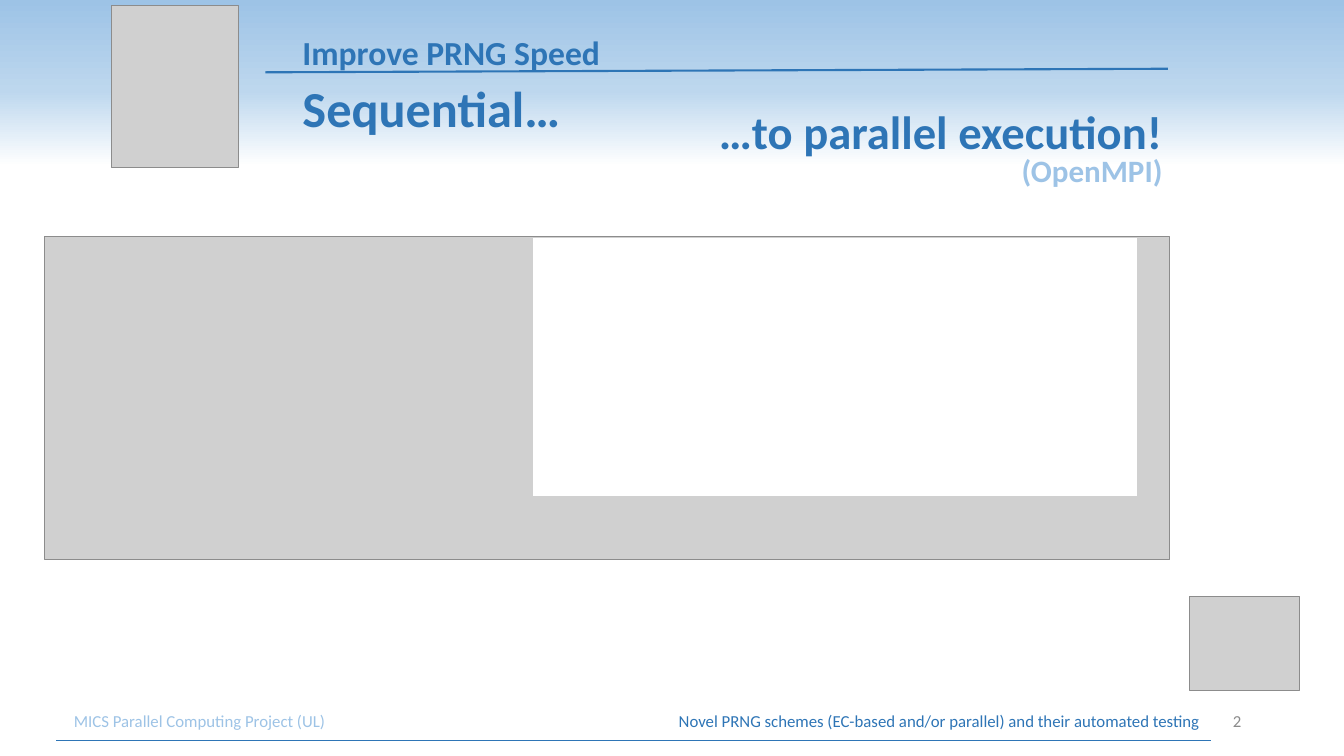
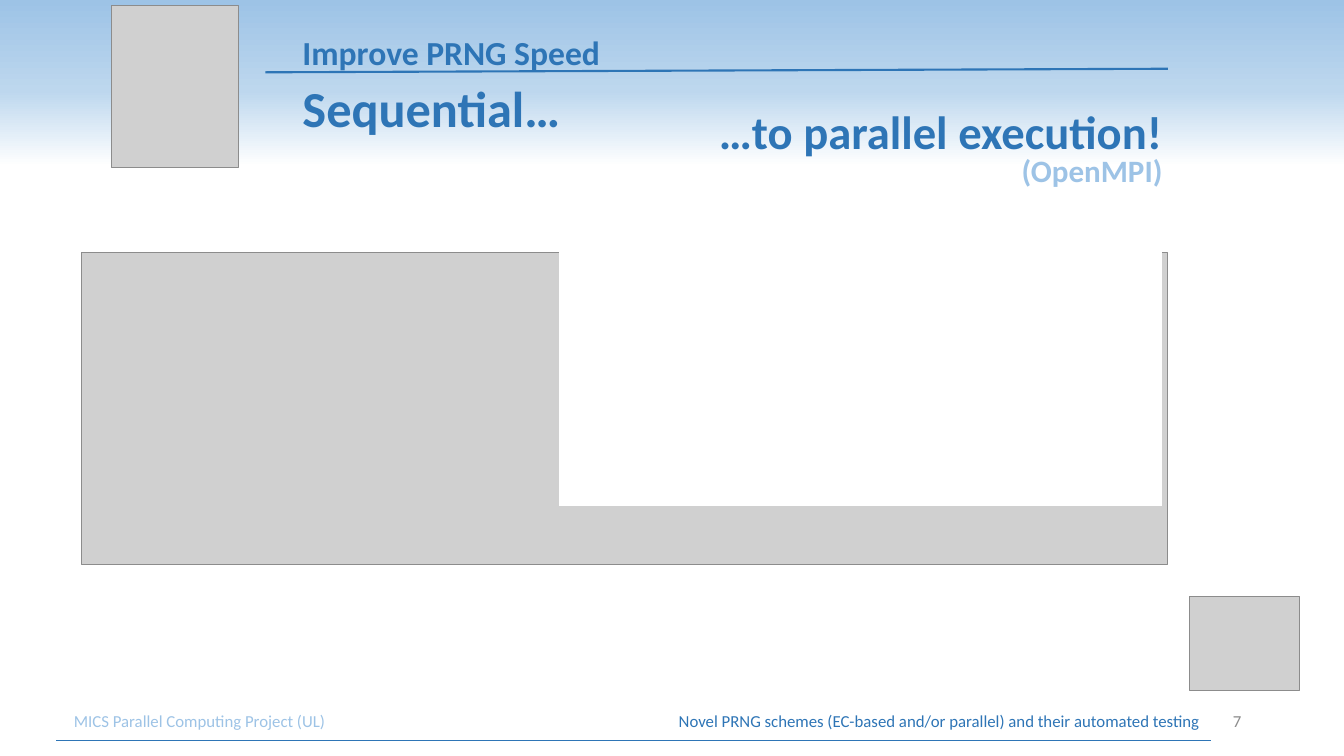
Before and after one commit to IceYoshi/PRNG, a slide deck: slide 7 of prng-pres.pptx (slide 2 before the commit). Drawn at 1344x756 pixels with LibreOffice and Linux fonts; fonts in the diff are those of the drawing; grey boxes stand for pictures. Boxes give left, top, right and bottom in pixels: in the first picture for what was removed or moved away, otherwise in the second. Text is boxed around its words. In the diff, an @@ line names an element or a change of style, - is before the commit and + after.

```diff
--- a/prng-pres.pptx
+++ b/prng-pres.pptx
@@ picture: place and size @@
-picture at bbox=[44, 237, 1171, 560]
+picture at bbox=[81, 253, 1168, 565]
@@ rectangle: place and size @@
-rectangle at bbox=[534, 239, 1136, 496]
+rectangle at bbox=[560, 249, 1162, 506]
@@ page number at bbox=[1233, 716, 1241, 727]: text changed @@
-2
+7
```
Also in this commit, not shown: 1 other slide changed, 5 slides added, 2 other files.
